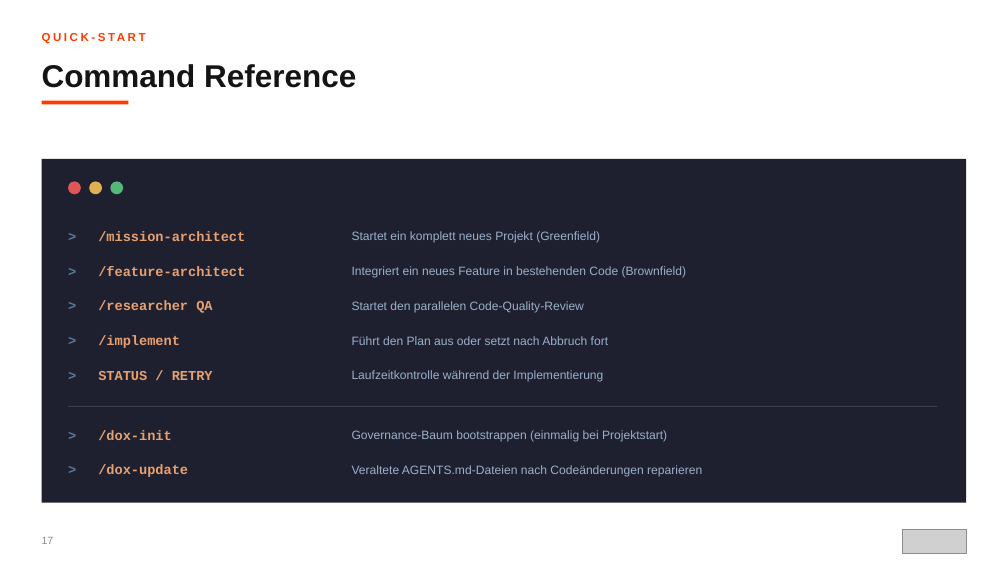
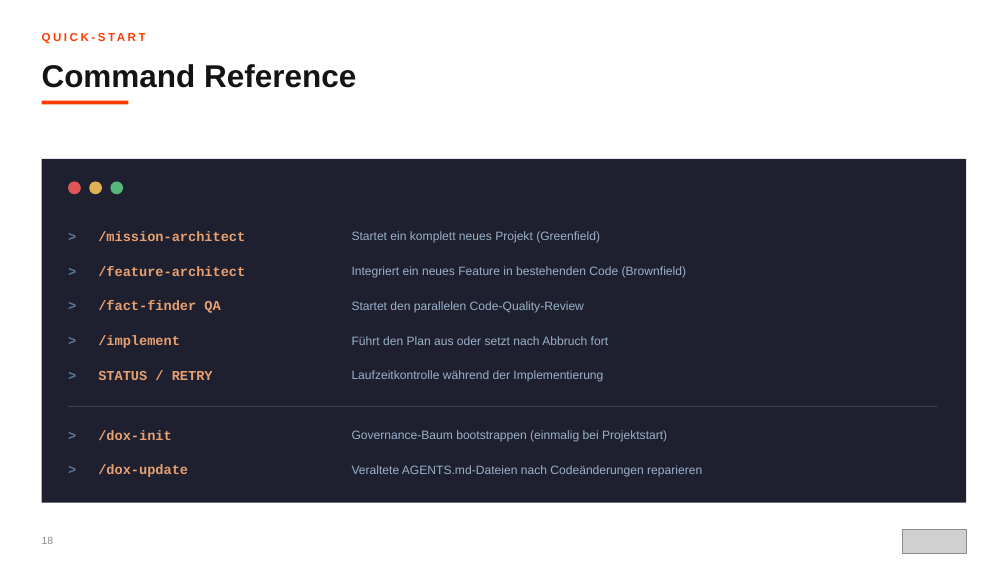
Before and after one commit to scameronde/rpi-qpi, a slide deck: slide 18 of presentation/ORBIT.pptx (slide 17 before the commit). Drawn at 1008x567 pixels with LibreOffice and Linux fonts; fonts in the diff are those of the drawing; grey boxes stand for pictures. Boxes give left, top, right and bottom in pixels: in the first picture for what was removed or moved away, otherwise in the second. Text is boxed around its words. In the diff, an @@ line names an element or a change of style, - is before the commit and + after.

```diff
--- a/presentation/ORBIT.pptx
+++ b/presentation/ORBIT.pptx
@@ text at (x1=98, y1=301, x2=220, y2=313): text changed @@
-/researcher QA
+/fact-finder QA
@@ text at (x1=42, y1=537, x2=54, y2=544): text changed @@
-17
+18
```
Also in this commit, not shown: 15 other slides changed, 1 slide added.
